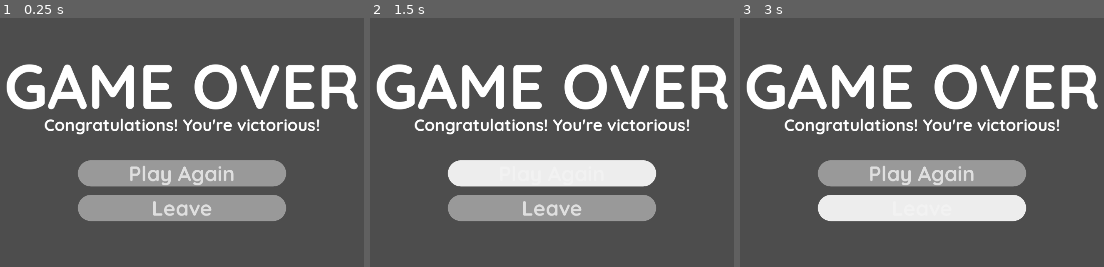
Above: before the commit, frames 1-3 (left to right).
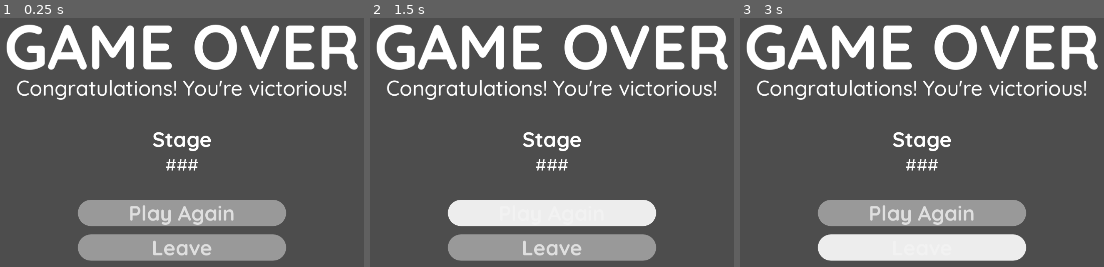
Above: after the commit, the same moments.

Repository: Hangover-Sunshine/BRAINWORM
Game: Godot game, scene res://scenes/menus/menu_gameover.tscn
The game is run twice, just before and just after one commit, with the same random seed, the same clock (stepped at 60 frames per second) and the same inputs. This scene is started directly instead of the project's main scene.
Inputs:
- Up to frame 1 (0.25 s): no input
- Up to frame 2 (1.5 s): click "Play Again" at 0.5 s; click "Play Again" at 1.25 s
- Up to frame 3 (3 s): click "Play Again" at 2 s; click "Leave" at 2.75 s

The runs differ from the first frame. In frame 1, 32% of the frame differs, in the area x 1-99%, y 2-98%; in frame 2, 35%; in frame 3, 35%.

Commit message:
Quick Layout Change
- Changed "Microglia" to "Macs"

Diff:
--- a/scenes/layout_game.tscn
+++ b/scenes/layout_game.tscn
@@ -54,10 +54,10 @@
 text = "###"
 horizontal_alignment = 1
 
-[node name="GUI_Microglia" type="Node2D" parent="."]
+[node name="GUI_Macs" type="Node2D" parent="."]
 position = Vector2(240, 510)
 
-[node name="Title_Microglia" type="Label" parent="GUI_Microglia"]
+[node name="Title_Macs" type="Label" parent="GUI_Macs"]
 anchors_preset = 7
 anchor_left = 0.5
 anchor_top = 1.0
@@ -70,10 +70,10 @@
 grow_vertical = 0
 size_flags_vertical = 0
 theme_override_font_sizes/font_size = 50
-text = "Microglia"
+text = "Macs"
 horizontal_alignment = 1
 
-[node name="Number_Microglia" type="Label" parent="GUI_Microglia"]
+[node name="Number_Macs" type="Label" parent="GUI_Macs"]
 anchors_preset = 5
 anchor_left = 0.5
 anchor_right = 0.5
--- a/scenes/menus/menu_gameover.tscn
+++ b/scenes/menus/menu_gameover.tscn
@@ -1,5 +1,6 @@
-[gd_scene load_steps=3 format=3 uid="uid://dgrchpsdeaxdt"]
+[gd_scene load_steps=4 format=3 uid="uid://dgrchpsdeaxdt"]
 
+[ext_resource type="FontFile" uid="uid://boc2gl1a4g052" path="res://assets/fonts/tfonts/quicksand/Quicksand-Medium.ttf" id="2_hr3v5"]
 [ext_resource type="FontFile" uid="uid://dk2tmtv4d2kef" path="res://assets/fonts/tfonts/quicksand/Quicksand-Bold.ttf" id="2_igy8s"]
 [ext_resource type="Theme" uid="uid://c78dis4b15gte" path="res://assets/themes/Menu.tres" id="3_bkwce"]
 
@@ -39,9 +40,26 @@
 
 [node name="Caption_GameOver" type="Label" parent="GameOver_MC/GameOver_VBox/Title_VBox"]
 layout_mode = 2
+theme_override_fonts/font = ExtResource("2_hr3v5")
+theme_override_font_sizes/font_size = 50
+text = "Congratulations! You're victorious!"
+horizontal_alignment = 1
+
+[node name="Stats_Vbox" type="VBoxContainer" parent="GameOver_MC/GameOver_VBox"]
+layout_mode = 2
+
+[node name="Title_Stage" type="Label" parent="GameOver_MC/GameOver_VBox/Stats_Vbox"]
+layout_mode = 2
 theme_override_fonts/font = ExtResource("2_igy8s")
+theme_override_font_sizes/font_size = 50
+text = "Stage"
+horizontal_alignment = 1
+
+[node name="Number_Stage" type="Label" parent="GameOver_MC/GameOver_VBox/Stats_Vbox"]
+layout_mode = 2
+theme_override_fonts/font = ExtResource("2_hr3v5")
 theme_override_font_sizes/font_size = 40
-text = "Congratulations! You're victorious!"
+text = "###"
 horizontal_alignment = 1
 
 [node name="Button_HBox" type="HBoxContainer" parent="GameOver_MC/GameOver_VBox"]
